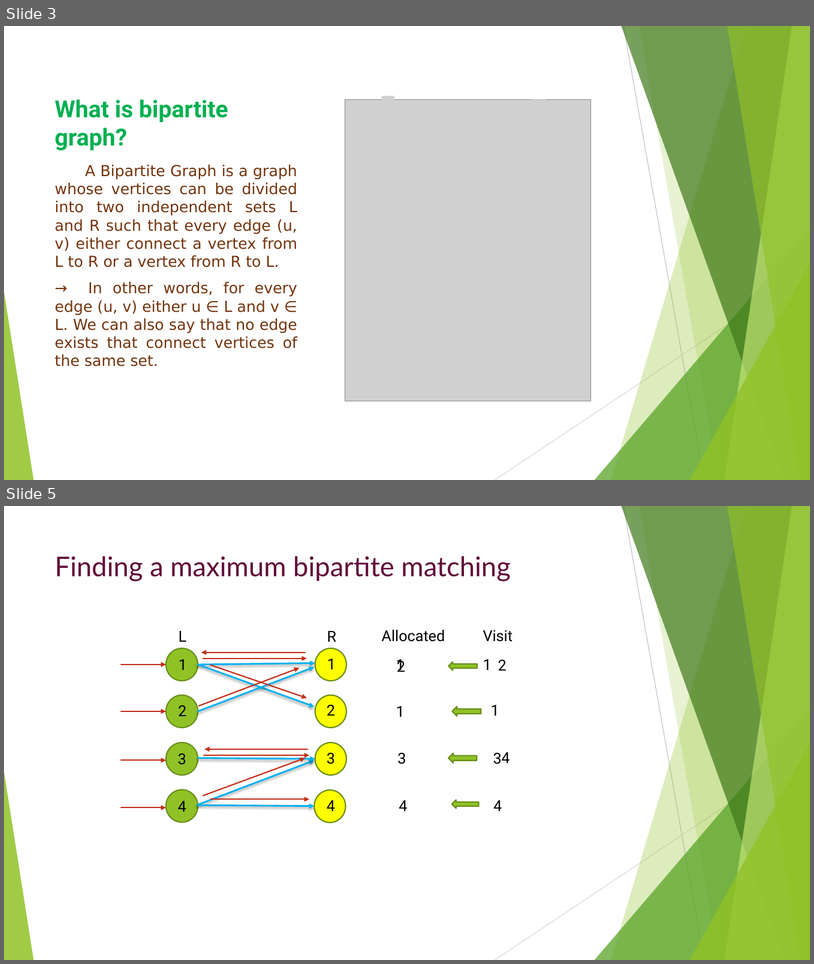
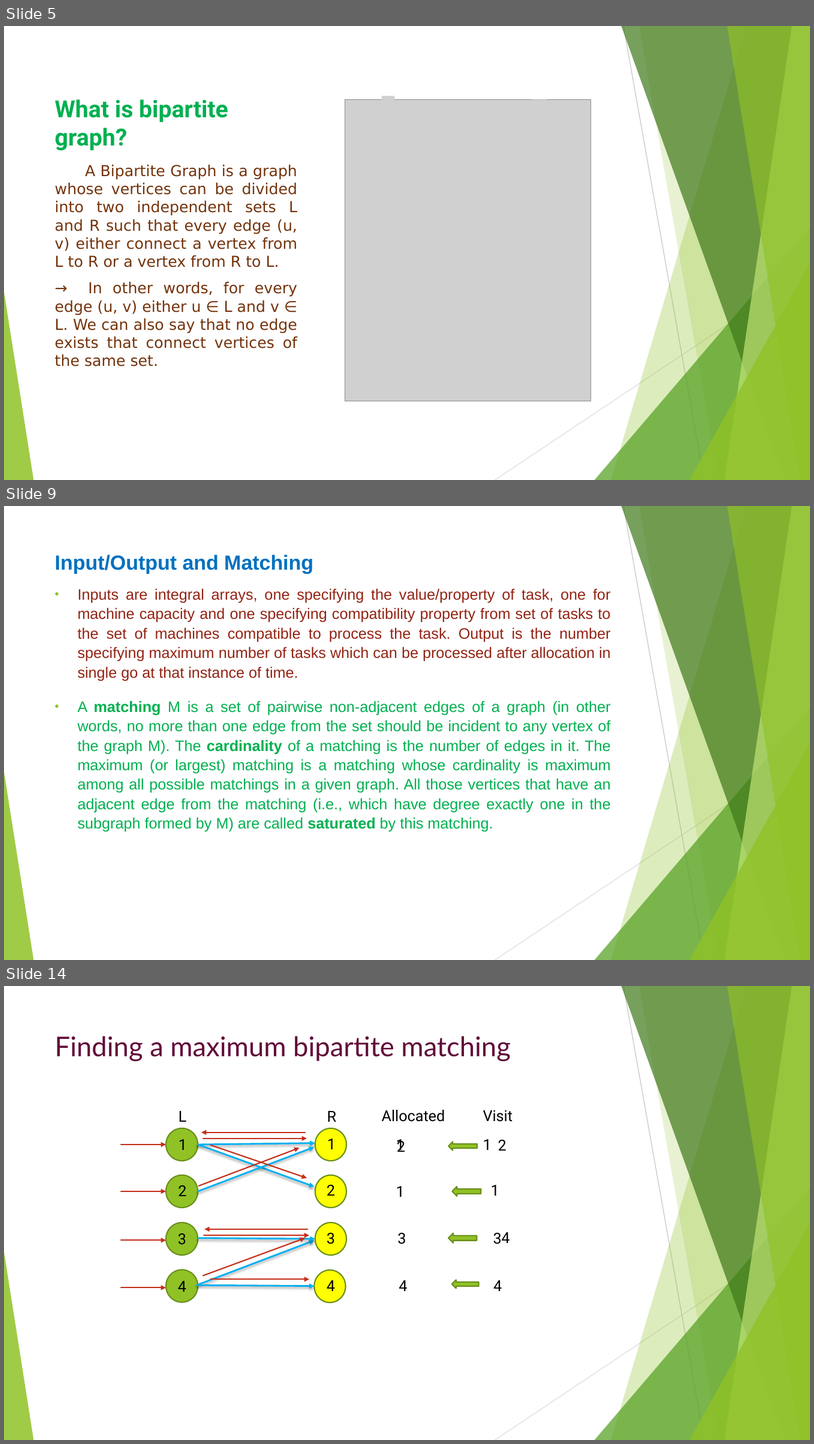
Before and after one commit to dhruv2803/DAA-Seminar, a slide deck: seminar.pptx. Shown one above the other, each under a label of ours: slides 3 and 5 before the commit, slides 5, 9 and 14 after it; the slides between them are not shown. The pictures are 814x964 and 814x1444 pixels, drawn with LibreOffice and Linux fonts; fonts in the diff are those of the drawing; grey boxes stand for pictures. Boxes give left, top, right and bottom in pixels: in the first picture for what was removed or moved away, otherwise in the second. Text is boxed around its words. In the diff, an @@ line names an element or a change of style, - is before the commit and + after.

```diff
--- a/seminar.pptx
+++ b/seminar.pptx
@@ slide 9 added at <box>4,506,810,960</box>, background #FFFFFF; not listed: 10 template elements that a slide beside it also shows @@
@@ title added at <box>55,555,314,573</box>, 24.3 pt, text #0070C0, bold @@
+Input/Output and Matching
@@ text added at <box>78,588,611,832</box>, 18 pt, text #00B050 @@
+• Inputs are integral arrays, one specifying the value/property of task, one for machine capacity and one specifying compatibility property from set of tasks to the set of machines compatible to process the task. Output is the number specifying maximum number of tasks which can be processed after allocation in single go at that instance of time.
+• A matching M is a set of pairwise non-adjacent edges of a graph (in other words, no more than one edge from the set should be incident to any vertex of the graph M). The cardinality of a matching is the number of edges in it. The maximum (or largest) matching is a matching whose cardinality is maximum among all possible matchings in a given graph. All those vertices that have an adjacent edge from the matching (i.e., which have degree exactly one in the subgraph formed by M) are called saturated by this matching.
@@ what was slide 3 is now slide 5 @@
@@ what was slide 5 is now slide 14 @@
```
Also in this commit, not shown: 1 slide changed, 16 other slides added, 1 other file.
